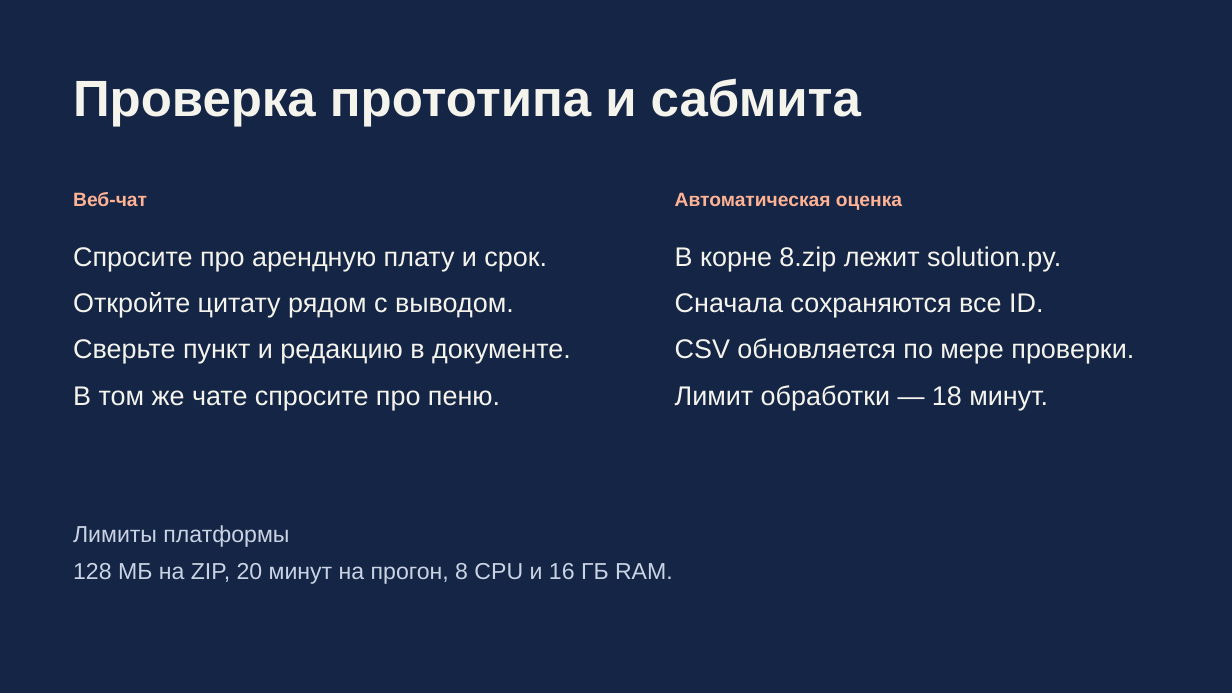
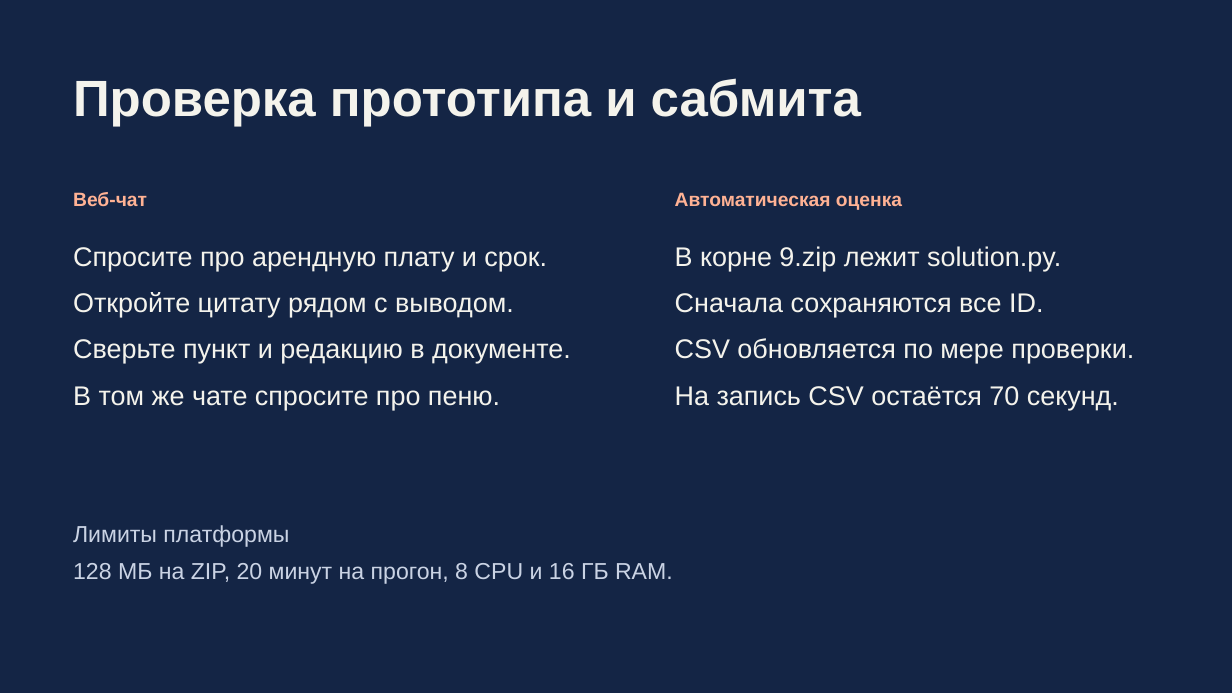
Before and after one commit to filipp880/Alfa-PSB, a slide deck: slide 8 of presentation.pptx (slide 7 before the commit). Drawn at 1232x693 pixels with LibreOffice and Linux fonts; fonts in the diff are those of the drawing. Boxes give left, top, right and bottom in pixels: in the first picture for what was removed or moved away, otherwise in the second. Text is boxed around its words. In the diff, an @@ line names an element or a change of style, - is before the commit and + after.

```diff
--- a/presentation.pptx
+++ b/presentation.pptx
@@ text at [675,246,1061,271]: text changed @@
-В корне 8.zip лежит solution.py.
+В корне 9.zip лежит solution.py.
@@ text at [675,386,1119,410]: text changed @@
-Лимит обработки — 18 минут.
+На запись CSV остаётся 70 секунд.
```
Also in this commit, not shown: 1 other slide changed, 1 slide added, 16 other files.
